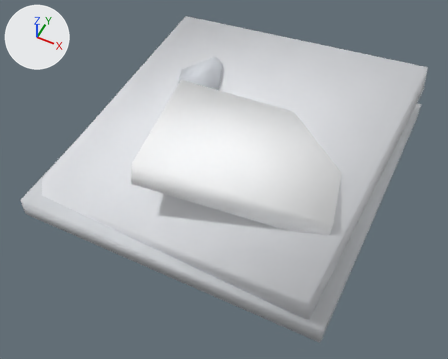
One commit to the glTF model assets/models/commercial-shop-wreck.glb: the scene before it, then after it.
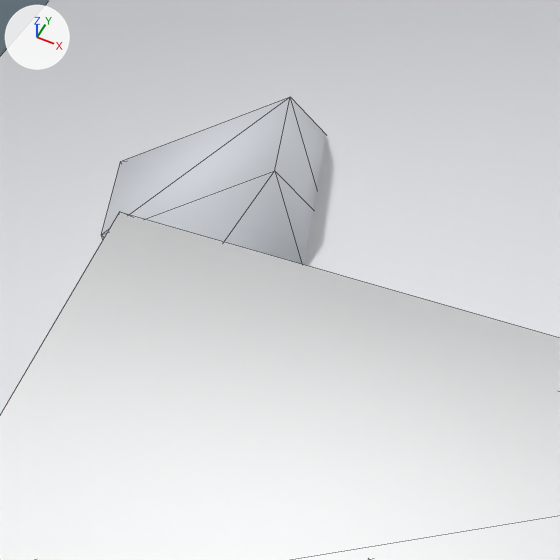
There are two pictures of each version: one whole from a 50 mm lens placed at (7.46, -15.93, 19.04), pointed at (0.2, -1.41, 0.89), one close up on the part from 35% to 60% of the width and 10% to 42% of the height. The axes (+X, +Y, +Z) are drawn at upper left. The lights are the same throughout. The last two pictures show the newer version. The close-ups show mesh edges as thin lines. Where no turn or scale is listed for an object, it has been applied to the vertices.

The first close-up shows 'geometry_0'.
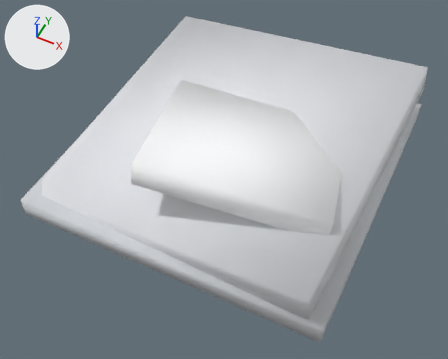
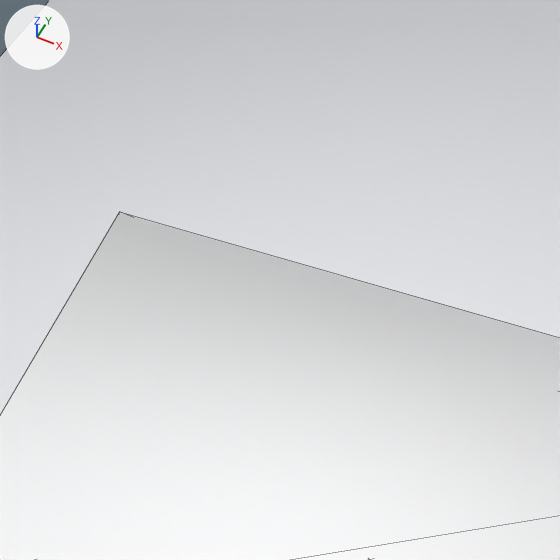
Location of each change, [x1, y1, x2, y2] in pixels of the close-ups (560 x 560 px):
part 1 of me_geometry_0, deleted: before [101, 97, 326, 265]

The edits, one by one:
me_geometry_0 is used by ob_geometry_0; location (0.0, 0.0, 0.0).
me_geometry_0 had 38 vertices, 60 faces and spanned x -6.0..6.0, y -6.0..6.0, z 0.0..4.2.
me_geometry_0 now has 24 vertices, 36 faces and spans x -6.0..6.0, y -6.0..6.0, z 0.0..4.2.
me_geometry_0 part 1: the loose piece of 14 vertices spanning x -3.72..-1.28, y 1.06..3.44, z 0.42..3.08 is deleted.
